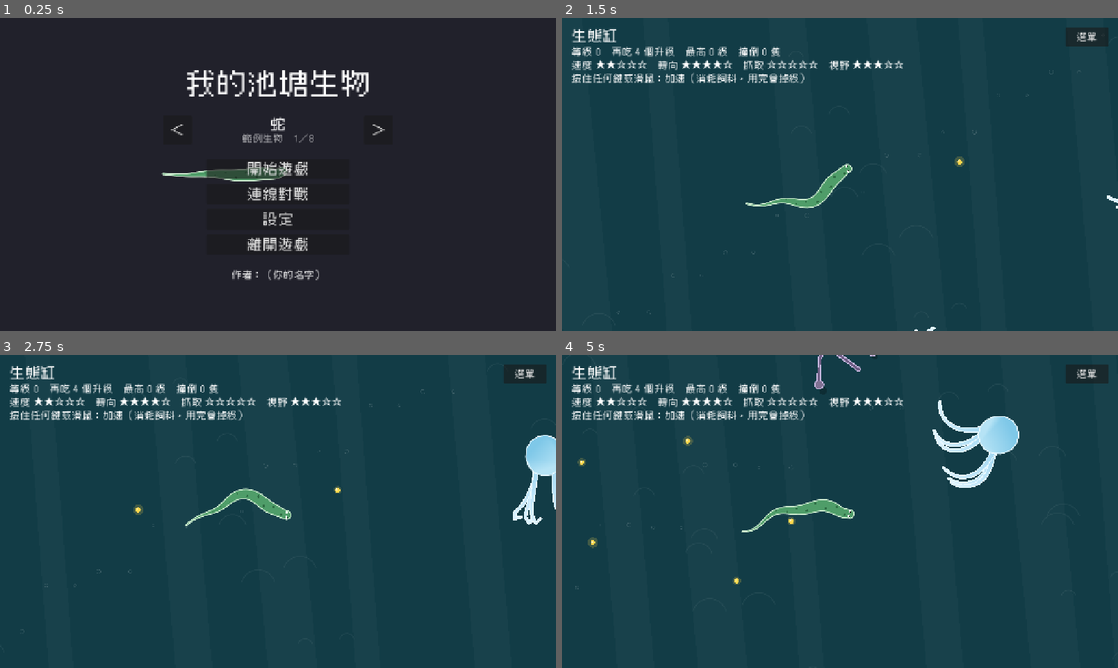
Above: before the commit, frames 1-4 (two rows, left to right).
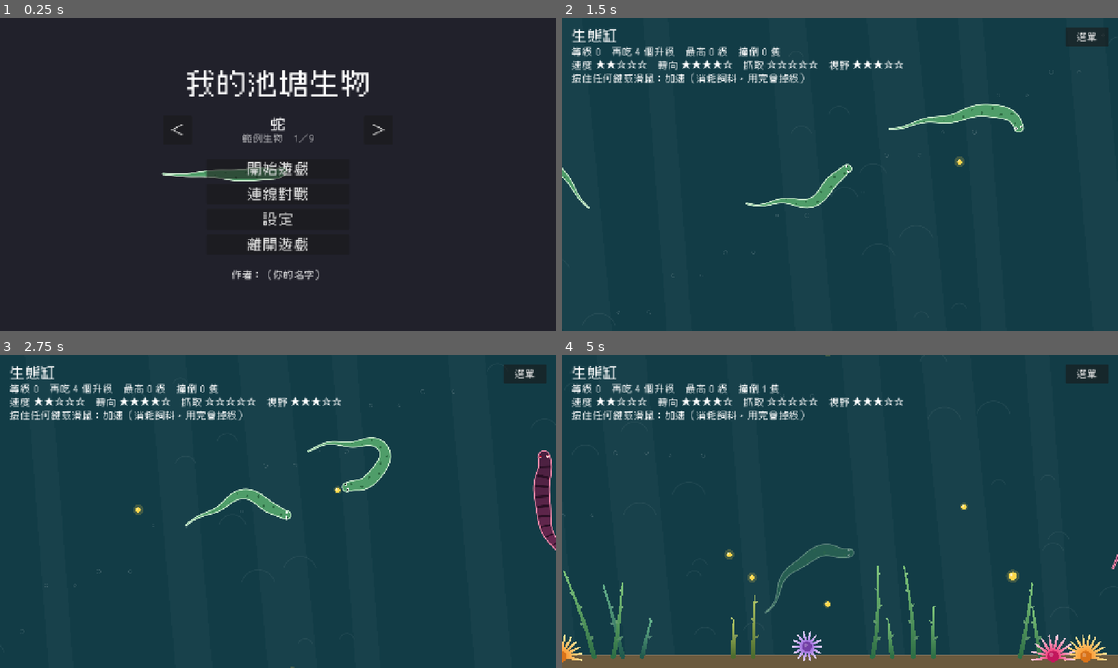
Above: after the commit, the same moments.

Repository: NTUT-NGDC/Procedural-Creature-Template
Game: Godot game, scene res://game/title_screen/title_screen.tscn
The game is run twice, just before and just after one commit, with the same random seed, the same clock (stepped at 60 frames per second) and the same inputs.
Inputs (mouse positions are in pixels of both pictures, inside the frame that each line leads up to):
- Up to frame 1 (0.25 s): no input
- Up to frame 2 (1.5 s): click "開始遊戲" at 0.5 s; tap Enter at 1.25 s; move the mouse to (962, 158) at 1.27 s; hold Right from 1.28 s (still down); tap Q at 1.35 s; click (962, 158) at 1.42 s
- Up to frame 3 (2.75 s): tap Space at 1.52, 1.82 s; release Right at 2 s; drag from (166, 527) to (289, 508) at 2.02 s
- Up to frame 4 (5 s): move the mouse to (895, 442) at 2.77 s; hold Right 2.78-3.5 s; tap Z at 2.85 s; drag from (812, 574) to (1067, 452) at 3.52 s; move the mouse to (1006, 558) at 4.27 s; hold A from 4.28 s (still down); tap Q at 4.35 s; tap Space at 4.52, 4.82 s

The runs differ from the first frame. In frame 1, less than 0.1% of the frame differs, in the area x 55-57%, y 38-40%; in frame 2, 0.9%; in frame 3, 2.3%; in frame 4, 9.7%, in the area x 0-100%, y 0-100%.

Commit message:
新範例：海天使；長大方式 ②③ 的零件跟著身體粗細一起變大
- 海天使（example/creatures/sea_angel/）：半透明漸層身體（頭淡黃白 → 藍 → 尾巴橘）、拍動的翅膀、黃橘色內臟、頭頂橘紅、頭前一對會抓食物的角；只變長（變粗佔 0.45）、眼睛不顯示；也加進生態缸的 NPC
- 長大：變長＋長出腳、只變長時，掛件、觸手、腳跟著身體粗細一起變大（CreatureGrowth.scale_parts()）
- 測試：範例清單加上海天使、零件跟著變粗

Co-Authored-By: Claude Opus 5.5 <noreply@anthropic.com>

Diff:
--- a/_system/tests/scripts/creature_design_test.gd
+++ b/_system/tests/scripts/creature_design_test.gd
@@ -12,7 +12,7 @@
 ##   godot --headless --path . res://_system/tests/creature_design_test.tscn
 
 const EXAMPLES: String = "res://example/creatures/"
-const NAMES: PackedStringArray = ["snake", "centipede", "octopus", "spider", "jellyfish", "dragon", "doodle", "predator_eel"]
+const NAMES: PackedStringArray = ["snake", "centipede", "octopus", "spider", "jellyfish", "dragon", "doodle", "predator_eel", "sea_angel"]
 ## 設計資料 → 對應的零件節點
 var _pairs: Array = [
 	[BodyDesign, ChainBody],
--- a/_system/tests/scripts/creature_growth_test.gd
+++ b/_system/tests/scripts/creature_growth_test.gd
@@ -2,7 +2,8 @@
 ## 長大方式、能力計算、平衡資料的自動測試：
 ## 1. 三種長大方式：每升一級體型增加一樣多（升 1～10 級都比對）
 ## 2. 一開始的體型夾在上下限之間：太大的縮小、太小的放大
-## 3. ① 等比放大節數不變、長度變大；② 每隔幾節長一對腳、A／B 組交錯；③ 腳數不變
+## 3. ① 等比放大節數不變、長度變大；② 每隔幾節長一對腳、A／B 組交錯；③ 腳數不變；
+##    ②③ 身體變粗時，掛件、觸手、腳跟著變粗的比例變大（變粗佔 0 的不變）
 ## 4. 節數到上限後改成等比放大，體型還是對的
 ## 5. shape_at() 不會改到原本的設計檔
 ## 6. 生物升級：身體照長大方式變；長出新腳要重長時，身體維持原本的姿勢
@@ -24,6 +25,7 @@
 	_test_equal_growth()
 	_test_start_size()
 	_test_modes()
+	_test_parts_follow_thickness()
 	_test_segment_cap()
 	_test_original_untouched()
 	await _test_creature_grow()
@@ -91,7 +93,8 @@
 	var original_gap: int = design.body.segment_count - 1 - design.legs[-1].attach_segment
 	ok = ok and legged.body.segment_count - 1 - legged.legs[-1].attach_segment >= original_gap
 	_expect(ok, "② 變長＋長出腳：腳 %d → %d 組，每隔 3 節一組、A／B 交錯、離尾巴的距離跟原本一樣" % [design.legs.size(), legged.legs.size()])
-	_expect(is_equal_approx(legged.legs[-1].thigh_length, last.thigh_length), "② 新的腳複製最後一組腳的樣子")
+	var grown_last: LegDesign = legged.legs[design.legs.size() - 1]  # 長大後原本的最後一組（跟著身體粗細微調過）
+	_expect(is_equal_approx(legged.legs[-1].thigh_length, grown_last.thigh_length) and absf(grown_last.thigh_length / last.thigh_length - 1.0) < 0.1, "② 新的腳複製最後一組腳的樣子")
 
 	var no_legs: CreatureDesign = _example("snake")
 	no_legs.growth_mode = CreatureDesign.Growth.LONGER_WITH_LEGS
@@ -229,7 +232,7 @@
 	_expect(costs[2] < costs[0] and costs[0] < costs[1], "成本：③ 只變長 %d < ① 等比放大 %d < ② 變長＋長腳 %d" % [costs[2], costs[0], costs[1]])
 
 	print("  （參考）8 隻範例 0 級的能力：")
-	for example: String in ["snake", "centipede", "octopus", "spider", "jellyfish", "dragon", "doodle", "predator_eel"]:
+	for example: String in ["snake", "centipede", "octopus", "spider", "jellyfish", "dragon", "doodle", "predator_eel", "sea_angel"]:
 		var s: CreatureStats = _stats(_example(example))
 		print("    %-12s 體型 %5.0f　速度 %3.0f %s　轉向 %3.0f° %s　抓取 %3.0f %s　視野 %3.0f %s　升一級吃 %d 個" % [example, s.size,
 			s.speed, _star_text(s, "speed"), rad_to_deg(s.turn), _star_text(s, "turn"), s.grab, _star_text(s, "grab"), s.sight, _star_text(s, "sight"), s.level_cost])
@@ -250,7 +253,7 @@
 	print("--- 複雜度 ---")
 	var limit: int = _balance.max_complexity
 	print("  （參考）範例的複雜度（上限 %d）：0 級 → 8 級 → 30 級" % limit)
-	for example: String in ["snake", "centipede", "octopus", "spider", "jellyfish", "dragon", "doodle", "predator_eel"]:
+	for example: String in ["snake", "centipede", "octopus", "spider", "jellyfish", "dragon", "doodle", "predator_eel", "sea_angel"]:
 		var design: CreatureDesign = _example(example)
 		print("    %-12s %3d → %3d → %3d" % [example, _stats(design).complexity, _stats(design, 8).complexity, _stats(design, 30).complexity])
 		_expect(_stats(design).complexity <= limit, "%s 0 級在上限內" % example)
@@ -305,6 +308,23 @@
 
 
 ## 讀一隻範例的設計檔（複製一份，改了不會影響別的測試）
+## ②③ 長大時零件跟著身體變粗的比例變大
+func _test_parts_follow_thickness() -> void:
+	print("--- 變長時零件跟著變粗 ---")
+	var angel: CreatureDesign = _example("sea_angel")
+	var young: CreatureDesign = CreatureGrowth.shape_at(angel, 0, _balance)
+	var grown: CreatureDesign = CreatureGrowth.shape_at(angel, 10, _balance)
+	var thicker: float = grown.body.thickness / young.body.thickness
+	_expect(thicker > 1.05 and grown.body.segment_count > young.body.segment_count, "③ 海天使（變粗佔 0.3）10 級：變長也變粗（粗 %.2f 倍）" % thicker)
+	_expect(is_equal_approx(grown.ornaments[0].size / young.ornaments[0].size, thicker), "翅膀跟著變大一樣的倍數（%.2f 倍）" % (grown.ornaments[0].size / young.ornaments[0].size))
+	_expect(is_equal_approx(grown.tentacles[0].length / young.tentacles[0].length, thicker), "觸手跟著變長一樣的倍數，抓取跟著變好（%.0f → %.0f）" % [young.tentacles[0].length, grown.tentacles[0].length])
+	var dragon: CreatureDesign = _example("dragon")
+	var small: CreatureDesign = CreatureGrowth.shape_at(dragon, 0, _balance)
+	var big: CreatureDesign = CreatureGrowth.shape_at(dragon, 5, _balance)
+	var dragon_thicker: float = big.body.thickness / small.body.thickness
+	_expect(dragon_thicker < 1.1 and is_equal_approx(big.ornaments[0].size / small.ornaments[0].size, dragon_thicker), "② 龍（變粗佔 0）5 級：身體幾乎沒變粗（%.2f 倍），翅膀跟著一樣的倍數" % dragon_thicker)
+
+
 func _example(example: String) -> CreatureDesign:
 	return CreatureDesign.from_data((load(EXAMPLES + example + "/design.tres") as CreatureDesign).to_dict())
 
--- /dev/null
+++ b/example/creatures/sea_angel/design.tres
@@ -0,0 +1,102 @@
+[gd_resource type="Resource" script_class="CreatureDesign" format=3]
+
+[ext_resource type="Script" path="res://game/creature_parts/scripts/body_design.gd" id="1_aflal"]
+[ext_resource type="Script" path="res://game/creature_parts/scripts/eyes_design.gd" id="2_kbfpk"]
+[ext_resource type="Script" path="res://game/creature_parts/scripts/leg_design.gd" id="3_rcoqx"]
+[ext_resource type="Script" path="res://game/creature_parts/scripts/ornament_design.gd" id="4_fm081"]
+[ext_resource type="Script" path="res://game/creature_parts/scripts/creature_design.gd" id="5_5bmoq"]
+[ext_resource type="Script" path="res://game/creature_parts/scripts/tentacle_design.gd" id="6_rwun5"]
+
+[sub_resource type="Gradient" id="Gradient_aflal"]
+offsets = PackedFloat32Array(0, 0.22, 0.5, 0.72, 0.88, 1)
+colors = PackedColorArray(1, 0.95, 0.9, 0.8, 1, 0.86, 0.45, 0.78, 0.62, 0.8, 1, 0.72, 0.72, 0.85, 1, 0.72, 1, 0.68, 0.42, 0.85, 1, 0.5, 0.25, 0.92)
+
+[sub_resource type="Curve" id="Curve_rje44"]
+_data = [Vector2(0, 0.8), 0.0, 0.0, 0, 0, Vector2(0.25, 1), 0.0, 0.0, 0, 0, Vector2(1, 0.2), 0.0, 0.0, 0, 0]
+point_count = 3
+
+[sub_resource type="Resource" id="Resource_pisy4"]
+script = ExtResource("1_aflal")
+segment_count = 7
+spacing = 9.0
+thickness = 15.0
+width_curve = SubResource("Curve_rje44")
+swim_amplitude = 3.0
+swim_frequency = 2.5
+body_gradient = SubResource("Gradient_aflal")
+outline_color = Color(0.92, 0.97, 1, 0.7)
+outline_width = 1.5
+pattern = 0
+
+[sub_resource type="Resource" id="Resource_7duxx"]
+script = ExtResource("2_kbfpk")
+size = 0.13
+spread = 0.5
+visible = false
+pupil_color = Color(0.15, 0.1, 0.2, 1)
+
+[sub_resource type="Gradient" id="Gradient_kbfpk"]
+colors = PackedColorArray(1, 0.94, 0.68, 0.72, 0.9, 0.96, 1, 0.58)
+
+[sub_resource type="Resource" id="Resource_uqjb3"]
+script = ExtResource("4_fm081")
+attach_segment = 1
+side = 2
+angle = 1.6580627893946132
+shape = 2
+size = 0.9
+color_gradient = SubResource("Gradient_kbfpk")
+on_top = false
+motion = 1
+flap_amplitude = 0.6981317007977318
+flap_speed = 6.0
+
+[sub_resource type="Gradient" id="Gradient_rcoqx"]
+colors = PackedColorArray(1, 0.82, 0.25, 0.85, 1, 0.55, 0.2, 0.85)
+
+[sub_resource type="Resource" id="Resource_cj78s"]
+script = ExtResource("4_fm081")
+attach_segment = 2
+shape = 2
+size = 0.6
+color_gradient = SubResource("Gradient_rcoqx")
+outline = false
+
+[sub_resource type="Gradient" id="Gradient_fm081"]
+colors = PackedColorArray(1, 0.4, 0.2, 0.85, 1, 0.55, 0.25, 0.85)
+
+[sub_resource type="Resource" id="Resource_4sfly"]
+script = ExtResource("4_fm081")
+offset = Vector2(4, 0)
+shape = 1
+size = 0.45
+color_gradient = SubResource("Gradient_fm081")
+outline = false
+
+[sub_resource type="Gradient" id="Gradient_5bmoq"]
+colors = PackedColorArray(0.95, 0.98, 1, 0.82, 0.8, 0.9, 1, 0.7)
+
+[sub_resource type="Resource" id="Resource_bv2ny"]
+script = ExtResource("6_rwun5")
+reach_angle = 0.4363323129985824
+segment_count = 4
+length = 24.0
+base_width = 3.5
+tip_width = 0.5
+behavior = 3
+wave_amplitude = 5.0
+color_gradient = SubResource("Gradient_5bmoq")
+suckers = false
+
+[resource]
+script = ExtResource("5_5bmoq")
+creature_name = "海天使"
+growth_mode = 2
+thicken_ratio = 0.45
+spray_color = Color(1, 0.68, 0.55, 1)
+spray_shape = 2
+spray_glow_color = Color(1, 0.75, 0.6, 0.25)
+body = SubResource("Resource_pisy4")
+tentacles = Array[ExtResource("6_rwun5")]([SubResource("Resource_bv2ny")])
+eyes = Array[ExtResource("2_kbfpk")]([SubResource("Resource_7duxx")])
+ornaments = Array[ExtResource("4_fm081")]([SubResource("Resource_uqjb3"), SubResource("Resource_cj78s"), SubResource("Resource_4sfly")])
--- a/game/creature_parts/scripts/creature_growth.gd
+++ b/game/creature_parts/scripts/creature_growth.gd
@@ -34,7 +34,9 @@
 	if shape.growth_mode == CreatureDesign.Growth.SCALE:
 		scale_all(shape, sqrt(target / start))  # 面積跟長度的平方成正比，所以開根號
 	else:
-		shape.body.thickness *= pow(target / start, shape.thicken_ratio)  # 變粗的那幾成：體型跟粗細成正比，粗細乘 (target ÷ start) 的 thicken_ratio 次方
+		var thicken: float = pow(target / start, shape.thicken_ratio)  # 變粗的那幾成：體型跟粗細成正比，粗細乘 (target ÷ start) 的 thicken_ratio 次方
+		shape.body.thickness *= thicken
+		scale_parts(shape, thicken)  # 零件（掛件、觸手、腳）跟著身體變粗的比例一起變大
 		grow_longer(shape, target, balance.max_grow_segments)  # 剩下的加節數補上
 		if shape.growth_mode == CreatureDesign.Growth.LONGER_WITH_LEGS:
 			add_legs(shape, design.body.segment_count)
@@ -43,11 +45,18 @@
 	return shape
 
 
-## ① 等比放大：每個零件的長度類欄位都乘上 factor
+## ① 等比放大：身體和每個零件的長度類欄位都乘上 factor
 static func scale_all(shape: CreatureDesign, factor: float) -> void:
 	if is_equal_approx(factor, 1.0):
 		return
 	shape.body.scale_lengths(factor)
+	scale_parts(shape, factor)
+
+
+## 零件（掛件、觸手、腳、眼睛）的長度類欄位都乘上 factor（身體不動）
+static func scale_parts(shape: CreatureDesign, factor: float) -> void:
+	if is_equal_approx(factor, 1.0):
+		return
 	for part: PartDesign in shape.all_parts():
 		part.scale_lengths(factor)
 
@@ -77,6 +86,7 @@
 		scale_all(shape, sqrt(target / size))
 	else:
 		shape.body.thickness *= target / size
+		scale_parts(shape, target / size)  # 零件跟著身體粗細一起微調
 
 
 ## ② 長出腳：從最後一組腳開始，往尾巴每隔 legs_every 節複製一組，A、B 組輪流。
--- a/game/tank/scripts/tank.gd
+++ b/game/tank/scripts/tank.gd
@@ -60,6 +60,7 @@
 	preload("res://example/creatures/jellyfish/design.tres"),
 	preload("res://example/creatures/octopus/design.tres"),
 	preload("res://example/creatures/predator_eel/design.tres"),
+	preload("res://example/creatures/sea_angel/design.tres"),
 	preload("res://example/creatures/snake/design.tres"),
 	preload("res://example/creatures/spider/design.tres"),
 ]
